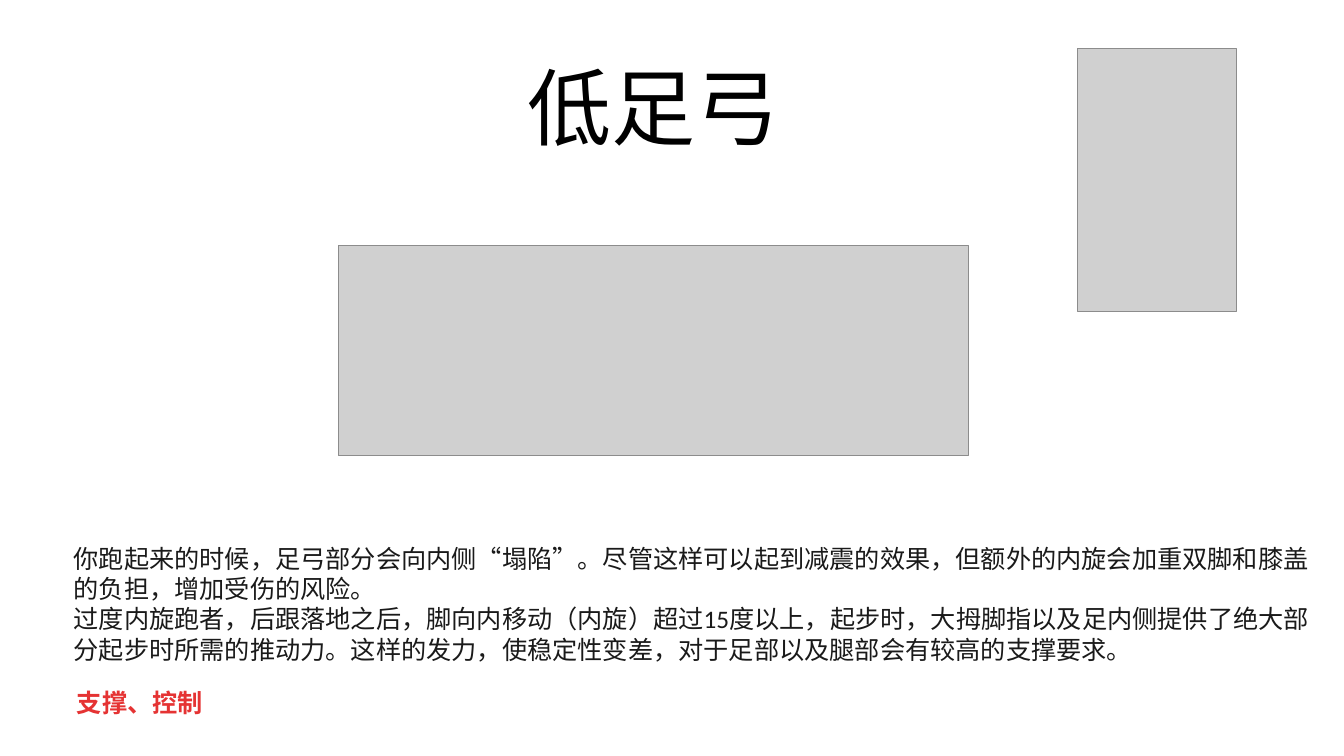
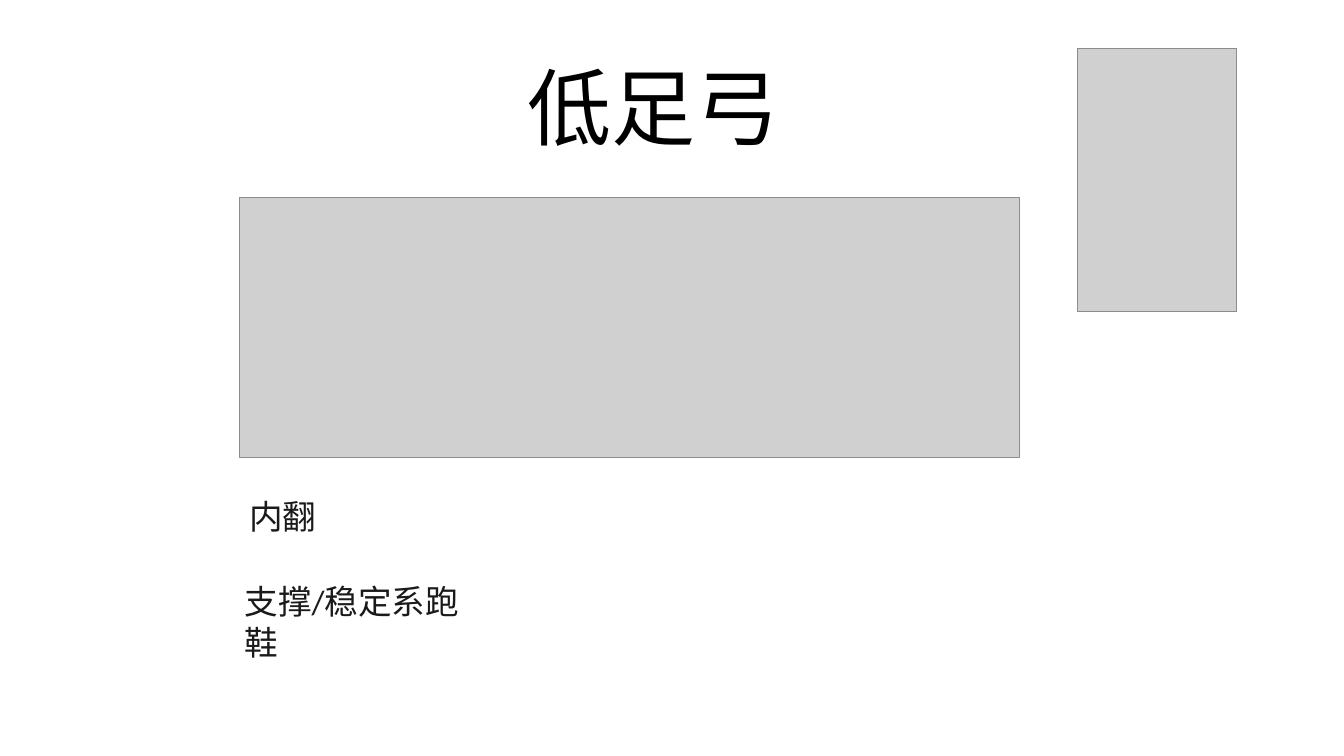
Before and after one commit to FredJiangFei/freetalk, a slide deck: slide 13 of 跑鞋/prod.pptx (slide 12 before the commit). Drawn at 1344x756 pixels with LibreOffice and Linux fonts; fonts in the diff are those of the drawing; grey boxes stand for pictures. Boxes give left, top, right and bottom in pixels: in the first picture for what was removed or moved away, otherwise in the second. Text is boxed around its words. In the diff, an @@ line names an element or a change of style, - is before the commit and + after.

Commit message:
pao

```diff
--- a/跑鞋/prod.pptx
+++ b/跑鞋/prod.pptx
@@ picture resized from (x1=338, y1=246, x2=968, y2=456) to (x1=239, y1=198, x2=1019, y2=458) @@
@@ text added at (x1=249, y1=500, x2=316, y2=532), 24 pt, text #1A1A1A @@
+内翻
@@ text removed at (x1=74, y1=546, x2=1309, y2=662) @@
-你跑起来的时候，足弓部分会向内侧“塌陷”。尽管这样可以起到减震的效果，但额外的内旋会加重双脚和膝盖的负担，增加受伤的风险。
-过度内旋跑者，后跟落地之后，脚向内移动（内旋）超过15度以上，起步时，大拇脚指以及足内侧提供了绝大部分起步时所需的推动力。这样的发力，使稳定性变差，对于足部以及腿部会有较高的支撑要求。
@@ text added at (x1=244, y1=585, x2=459, y2=658), 24 pt, text #1A1A1A @@
+支撑/稳定系跑鞋
@@ text removed at (x1=77, y1=690, x2=203, y2=715) @@
-支撑、控制
```
Also in this commit, not shown: 4 other slides changed, 3 slides added, 2 slides removed.
